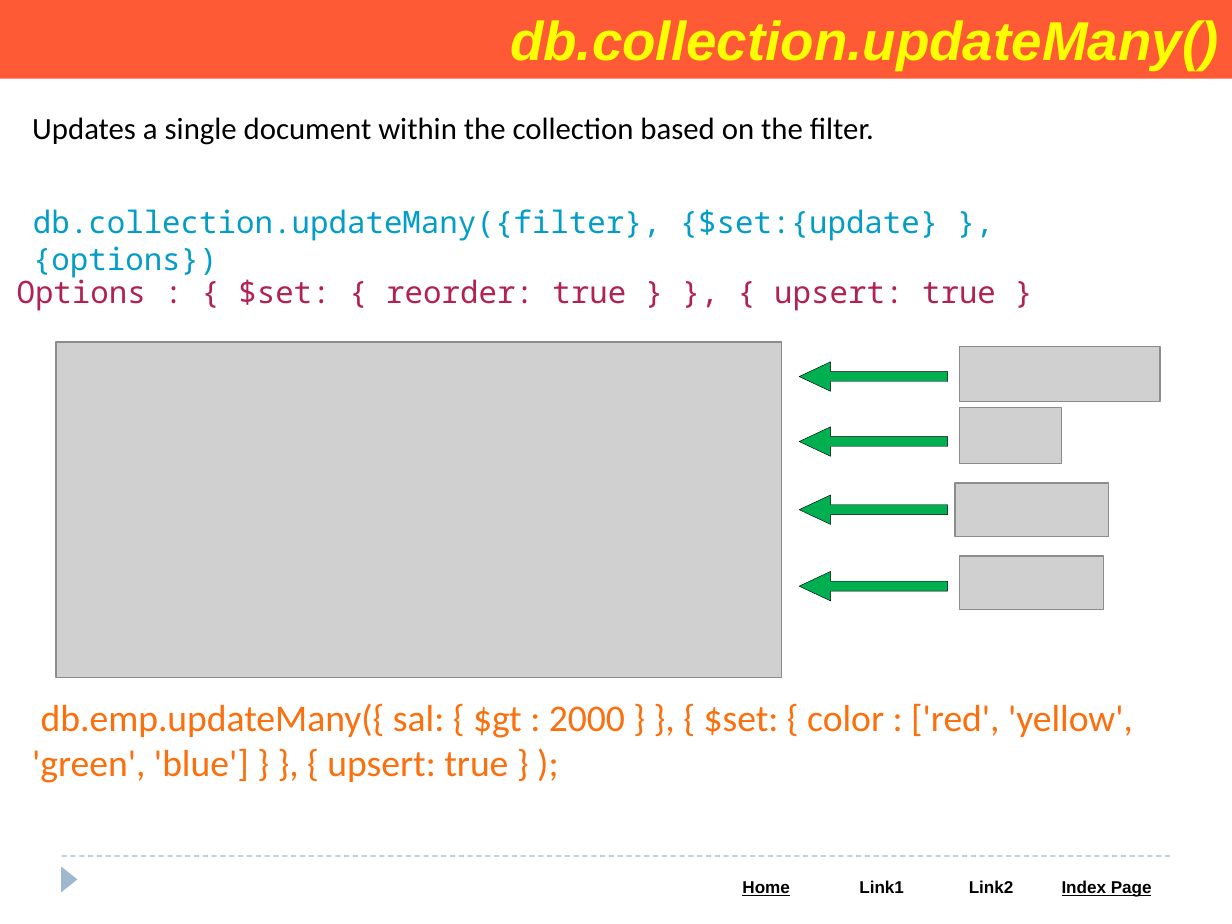
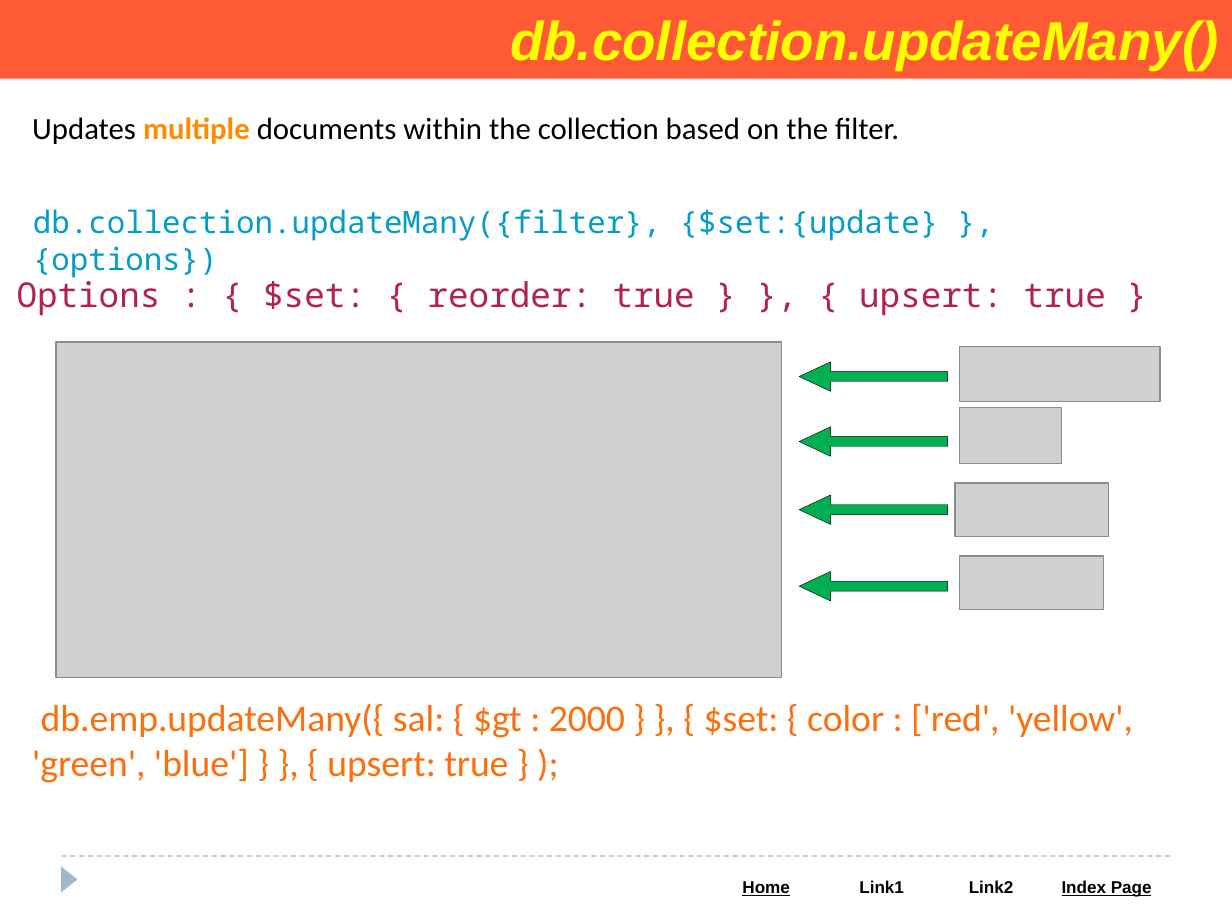
Before and after one commit to Saleel-Bagde/PPT-s, a slide deck: slide 81 of MongoDB PPT.pptx. Drawn at 1232x924 pixels with LibreOffice and Linux fonts; fonts in the diff are those of the drawing; grey boxes stand for pictures. Boxes give left, top, right and bottom in pixels: in the first picture for what was removed or moved away, otherwise in the second. Text is boxed around its words. In the diff, an @@ line names an element or a change of style, - is before the commit and + after.

```diff
--- a/MongoDB PPT.pptx
+++ b/MongoDB PPT.pptx
@@ text at box(32, 117, 899, 144): text changed @@
-Updates a single document within the collection based on the filter.
+Updates multiple documents within the collection based on the filter.
@@ text "Options : { $set: { ..." at box(17, 275, 1106, 316): size 18 to 20 pt @@
```
Also in this commit, not shown: 5 other slides changed.
